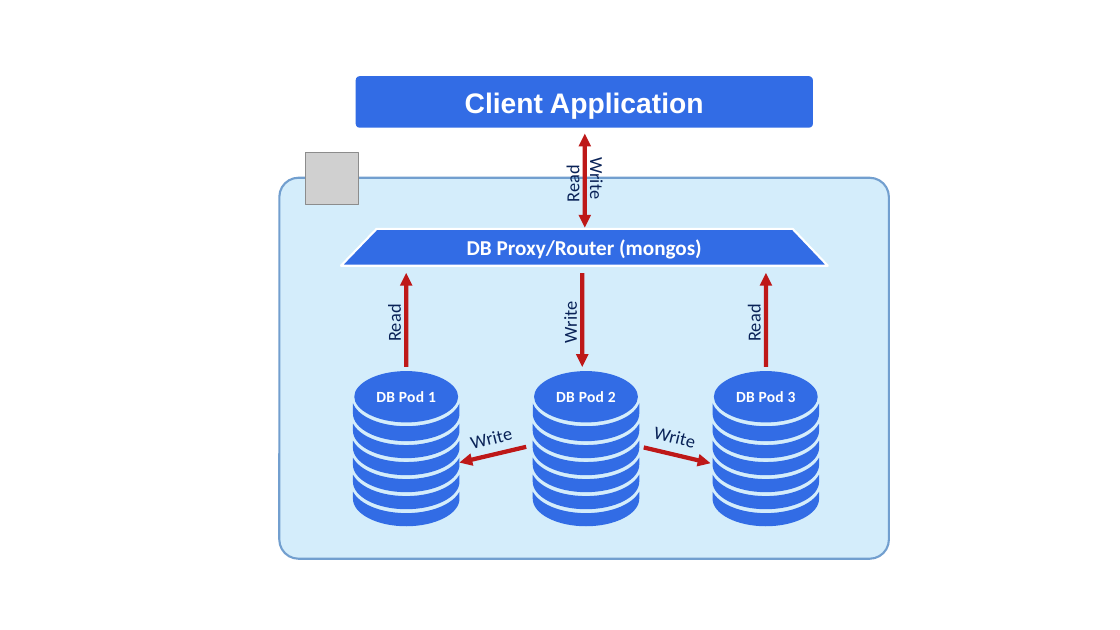
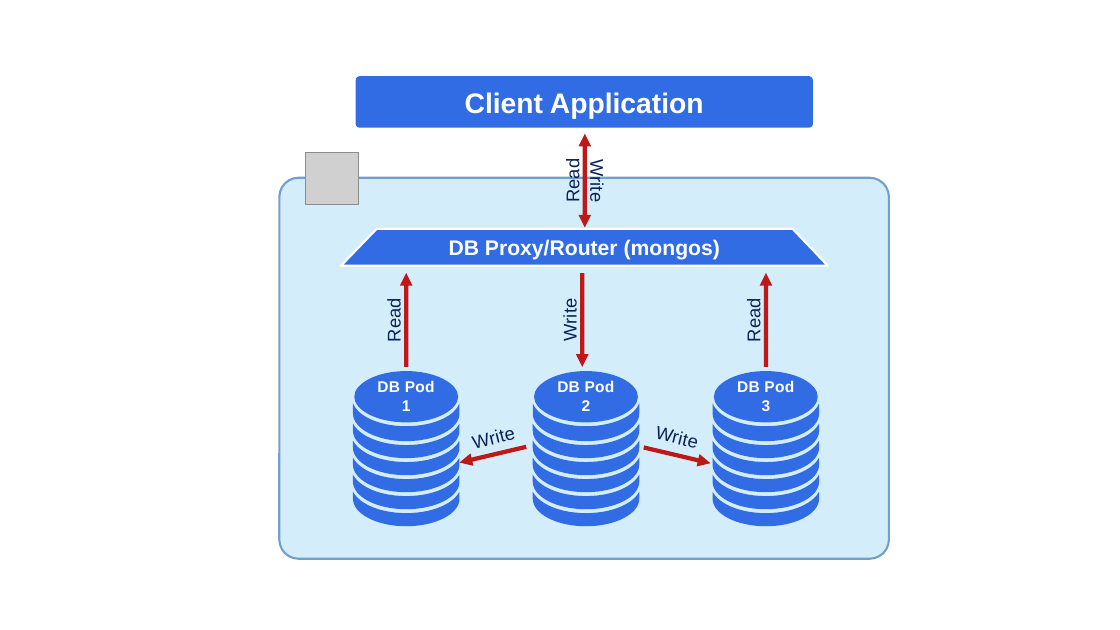
Before and after one commit to percona/k8spsmdb-docs, a slide deck: slide 1 of docs/assets/images/sources/sharding.odp. Drawn at 1120x630 pixels with LibreOffice and Linux fonts; fonts in the diff are those of the drawing; grey boxes stand for pictures. Boxes give left, top, right and bottom in pixels: in the first picture for what was removed or moved away, otherwise in the second. Text is boxed around its words. In the diff, an @@ line names an element or a change of style, - is before the commit and + after.

```diff
--- a/docs/assets/images/sources/sharding.odp
+++ b/docs/assets/images/sources/sharding.odp
@@ rectangle added at [267, 64, 903, 572], fill #FFFFFF @@
@@ font Calibri to Arial in 11 elements at [341, 229, 828, 265], [377, 380, 435, 411], [737, 380, 794, 411], [557, 380, 615, 411], [563, 163, 583, 202], [384, 302, 404, 341], [744, 302, 764, 341], [474, 429, 516, 453], [655, 426, 697, 450], [586, 163, 606, 201], [560, 302, 580, 340] @@
```
Also in this commit, not shown: 1 other slide changed, 1 slide added, 3 other files.
